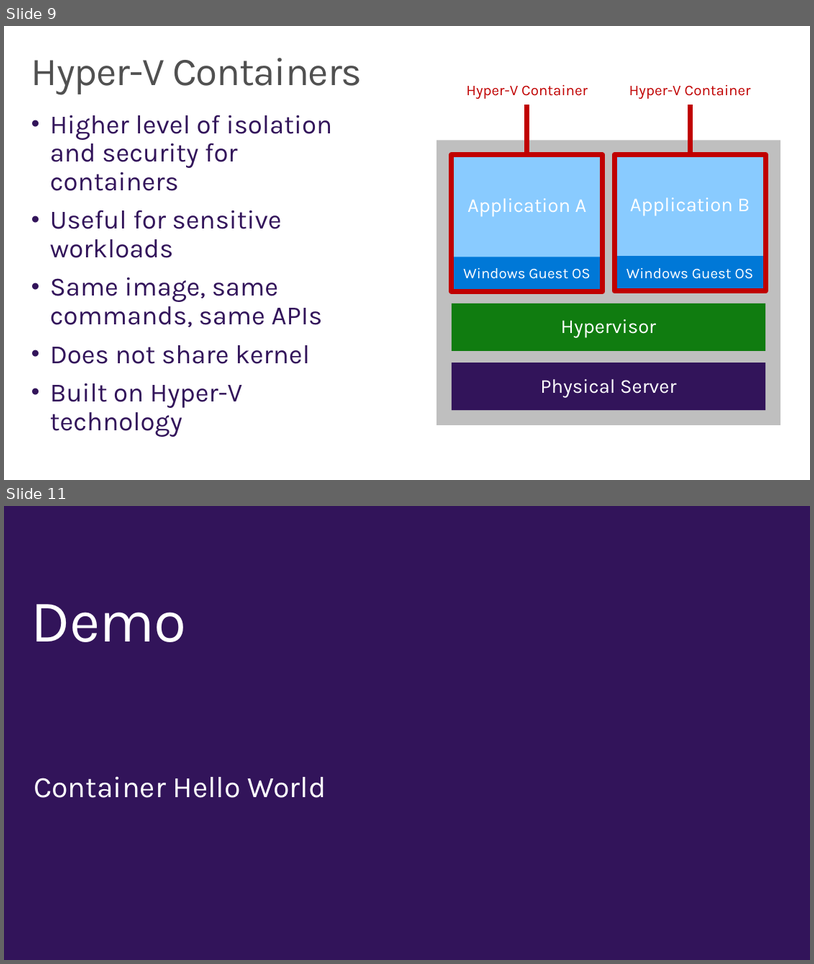
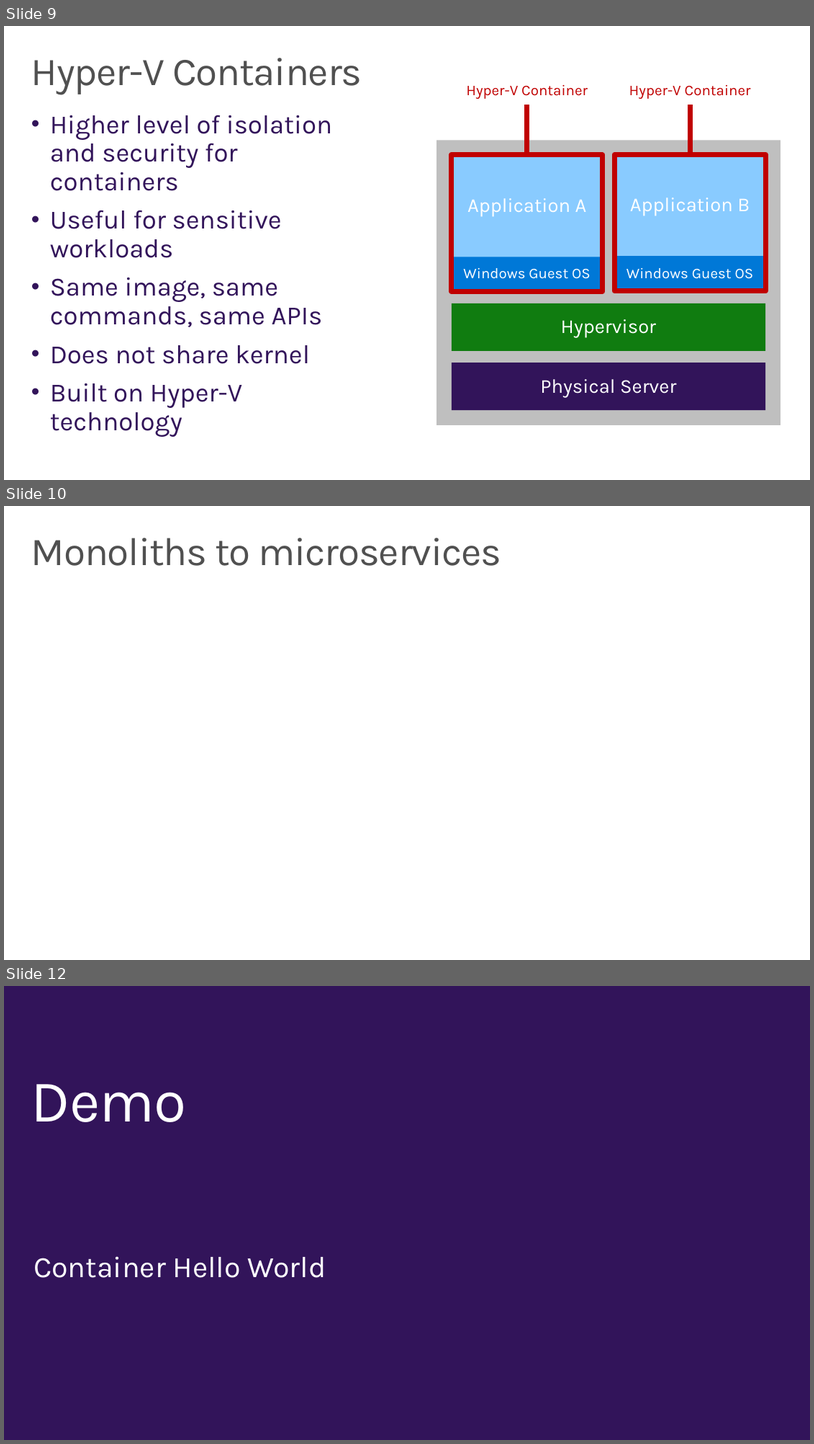
Before and after one commit to wely/DevCamp, a slide deck: Presentation/Module07-Containers.pptx. Shown one above the other, each under a label of ours: slides 9 and 11 before the commit, slides 9, 10 and 12 after it; the slides between them are not shown. The pictures are 814x964 and 814x1444 pixels, drawn with LibreOffice and Linux fonts; fonts in the diff are those of the drawing; background and template pictures are left out. Boxes give left, top, right and bottom in pixels: in the first picture for what was removed or moved away, otherwise in the second. Text is boxed around its words. In the diff, an @@ line names an element or a change of style, - is before the commit and + after.

```diff
--- a/Presentation/Module07-Containers.pptx
+++ b/Presentation/Module07-Containers.pptx
@@ slide 10 added at [4,506,810,960], background #FFFFFF @@
@@ title added at [31,538,502,566], 48 pt, text #505050 @@
+Monoliths to microservices
@@ what was slide 11 is now slide 12 @@
```
Also in this commit, not shown: 4 slides changed, 1 other slide added, 2 slides removed.
